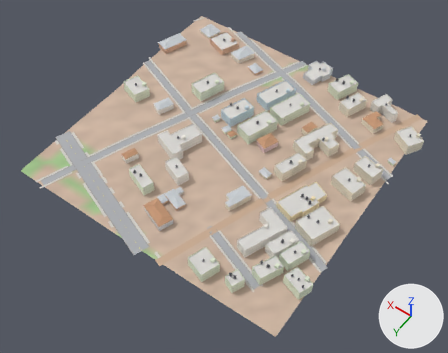
The glTF model city/hi/t_7_-7.glb: old version first, new version second.
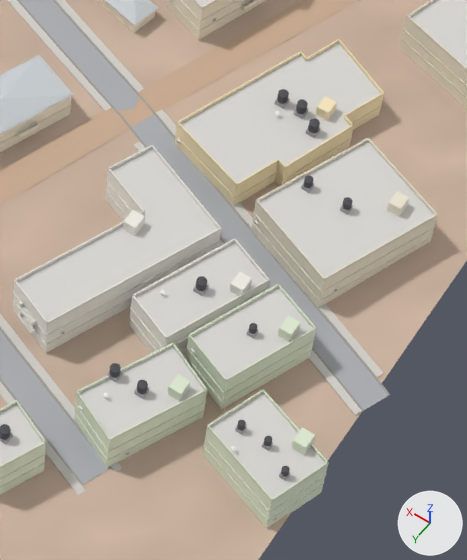
Each version is shown whole from a 50 mm camera at (1717.0, -1369.0, 424.0) aimed at (1910.0, -1639.0, 0.0), then close up on the part from 52% to 77% of the width and 49% to 87% of the height. Lighting does not change. The marker at lower right points along +X, +Y and +Z. The first two pictures are the older version. Vertices at exactly the same position are counted once.

The older version as bpy lines, for what is in view:
```python
me_buildings_col = bpy.data.meshes.new('Buildings-col')
me_buildings_col.from_pydata(...)  # 564 vertices, 692 faces; spans x 1783.0..2052.0, y -1798.0..-1541.0, z 11.0..25.0
# faces by material slot: [448, 244]
me_buildings_col.materials.append(mat_wall)
me_buildings_col.materials.append(mat_roof)
# before: 12 (1852.0, -1631.0, 12.0), 13 (1852.0, -1631.0, 19.0) at pixel (176, 124), 236 (1829.0, -1622.0, 12.0), 239 (1829.0, -1622.0, 22.0) at pixel (255, 202)
# before: 345 (1824.0, -1564.0, 12.0), 346 (1824.0, -1564.0, 22.0) at pixel (109, 441), 347 (1834.0, -1568.0, 22.0) at pixel (76, 393), 349 (1815.0, -1582.0, 22.0) at pixel (206, 391), 351 (1825.0, -1587.0, 22.0) at pixel (173, 344)
me_details = bpy.data.meshes.new('Details')
me_details.from_pydata(...)  # 6269 vertices, 10338 faces; spans x 1782.0..2052.0, y -1798.0..-1541.0, z 13.0..28.0
me_details.materials.append(mat_props)
me_roads_col = bpy.data.meshes.new('Roads-col')
me_roads_col.from_pydata(...)  # 1808 vertices, 1708 faces; spans x 1790.0..2051.0, y -1795.0..-1529.0, z 11.0..16.0
# faces by material slot: [712, 996]
me_roads_col.materials.append(mat_road)
me_roads_col.materials.append(mat_paint)
ob_buildings_col = bpy.data.objects.new('Buildings-col', me_buildings_col)
ob_buildings_col.location = (0.0, 0.0, 0.0)
ob_details = bpy.data.objects.new('Details', me_details)
ob_details.location = (0.0, 0.0, 0.0)
ob_roads_col = bpy.data.objects.new('Roads-col', me_roads_col)
ob_roads_col.location = (0.0, 0.0, 0.0)
# also in view: 'Terrain-col' at (1920.0, -1664.0, 13.0); 'Sidewalks-col' at (1919.0, -1663.0, 14.0)
```
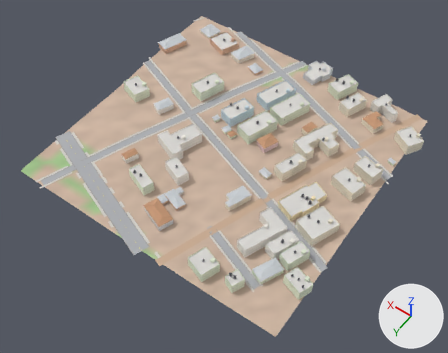
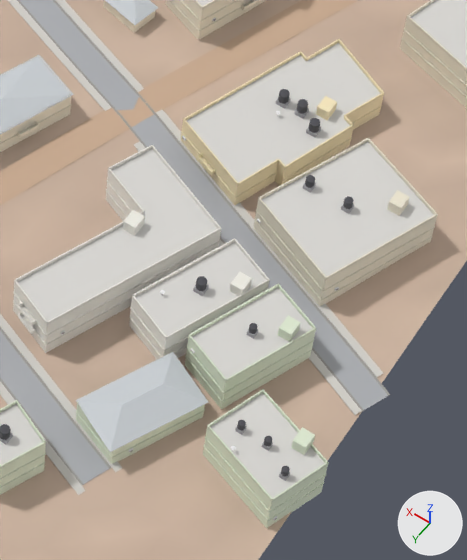
The change in detail:
me_buildings_col is used by ob_buildings_col; location (0.0, 0.0, 0.0).
Verts and faces of me_buildings_col; kept vertices keep their numbers, new ones are numbered from 564.
me_buildings_col had 564 vertices, 692 faces and spanned x 1783.0..2052.0, y -1798.0..-1541.0, z 11.0..25.0.
me_buildings_col now has 570 vertices, 698 faces and spans x 1783.0..2052.0, y -1798.0..-1541.0, z 11.0..25.0.
me_buildings_col part 1: the loose piece of 6 vertices spanning x 1909.0..1938.0, y -1579.0..-1557.0, z 18.0..21.0 is copied, and the copy is turned -94.2 degrees about the z axis through its middle and scaled by 0.833, then moved by (-99.0, -7.0, 0.0); it spans x 1814.0..1834.0, y -1587.0..-1564.0, z 19.0..21.0.
Part 2, on me_buildings_col:
Vertices 12, 13, 236, 239 move by (0.0, -1.0, 0.0).
Part 3, on me_buildings_col:
Faces deleted: (346, 351, 347), (346, 349, 351).
Vertices 347, 349, 351 move by (0.0, 0.0, -3.0).
Vertex 345 moves to (1823.0, -1565.0, 12.0).
Vertex 346 moves to (1823.0, -1565.0, 19.0), pixel (113, 447).
me_details is used by ob_details; location (0.0, 0.0, 0.0).
me_details had 6269 vertices, 10338 faces and spanned x 1782.0..2052.0, y -1798.0..-1541.0, z 13.0..28.0.
me_details now has 6130 vertices, 10142 faces and spans x 1782.0..2052.0, y -1798.0..-1541.0, z 13.0..28.0.
me_details part 4: the loose piece of 24 vertices spanning x 1839.0..1844.0, y -1619.0..-1616.0, z 15.0..16.0 is copied, and the copy is scaled about its middle by (-0.998, -1.01, 1), then moved by (2.0, -10.0, 0.0); it spans x 1841.0..1846.0, y -1629.0..-1627.0, z 15.0..16.0.
me_details part 5: 14 loose pieces with 163 vertices, spanning x 1815.0..1834.0, y -1587.0..-1563.0, z 18.0..25.0, are deleted.
me_details part 6: 61 vertices moved from x 1808.0..1852.0, y -1645.0..-1563.0, z 14.0..25.0 to x 1808.0..1852.0, y -1645.0..-1564.0, z 14.0..25.0; 66 vertices removed from x 1808.0..1852.0, y -1646.0..-1567.0, z 14.0..25.0; 66 vertices added at x 1808.0..1851.0, y -1647.0..-1568.0, z 14.0..25.0.
Other edits to the shape of me_details do not show in these pictures.

Location of each change, (x1, y1, x2, y2) in pixels of the close-ups (467 x 560 px; the box of a moved part takes in the faces that stretch with it):
part 1 of me_buildings_col, added
    after: (76, 352, 208, 452)
part 2 of me_buildings_col, moved or reshaped
    before: (175, 55, 367, 307)
    after: (181, 55, 367, 306)
part 3 of me_buildings_col, cut back
    before: (74, 347, 207, 467)
    after: (76, 402, 205, 464)
part 4 of me_details, added
    after: (197, 153, 216, 175)
part 5 of me_details, deleted
    before: (75, 343, 207, 452)
part 6 of me_details, moved or reshaped
    before: (74, 52, 434, 461)
    after: (76, 52, 435, 458)
